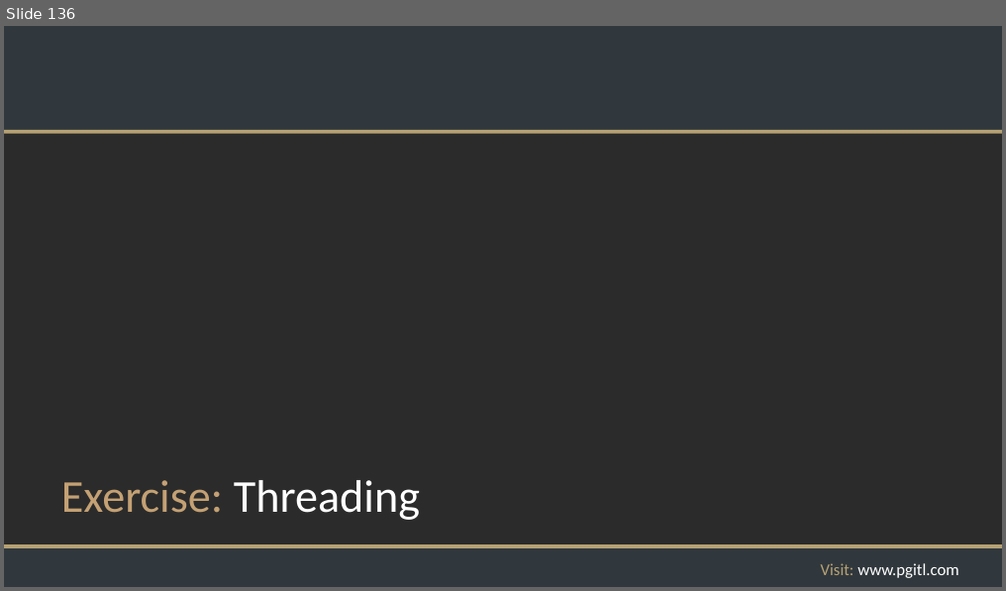
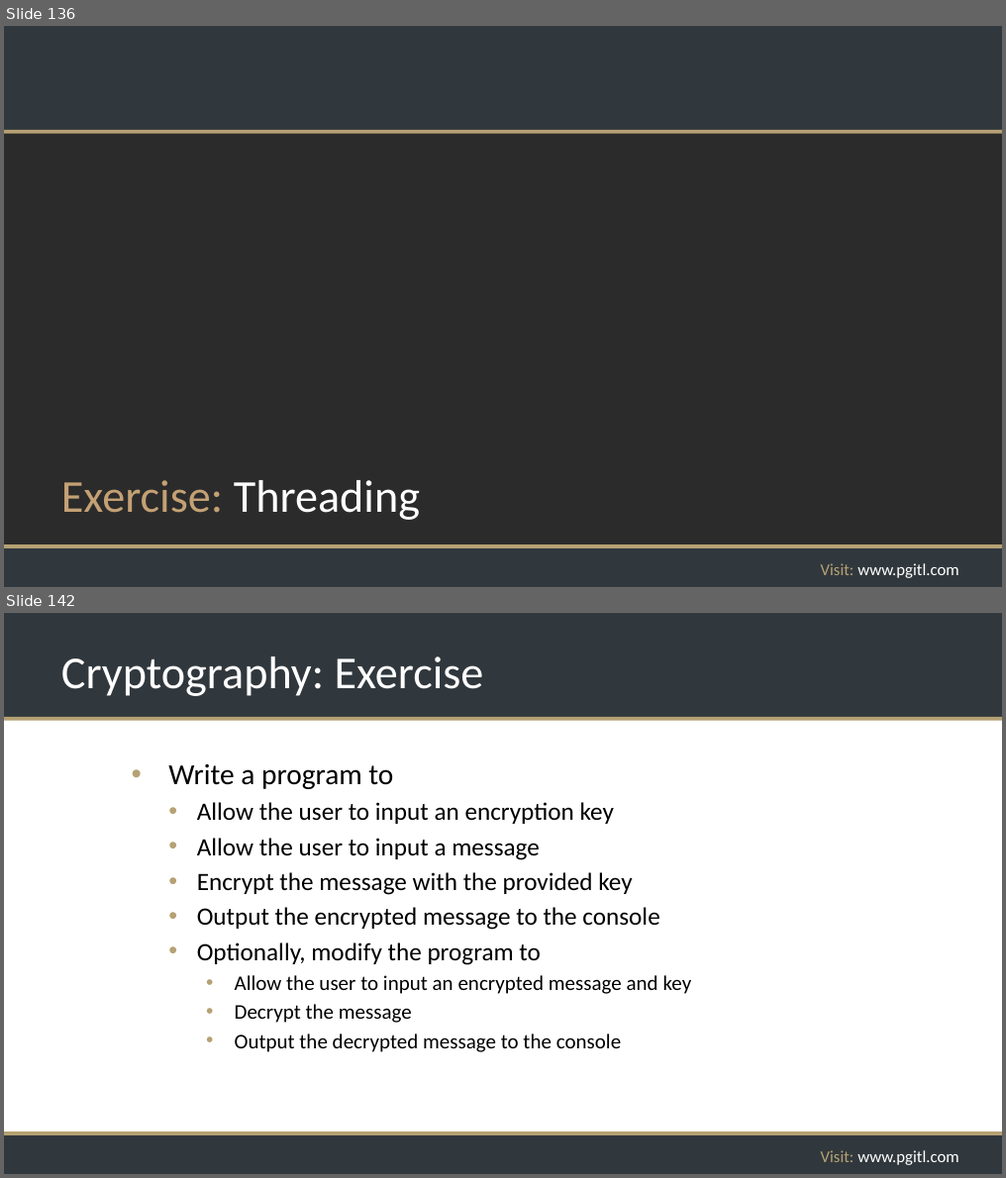
Before and after one commit to rikkouri/project-a, a slide deck: Programming Foundations.pptx. Shown one above the other, each under a label of ours: slide 136 before the commit, slides 136 and 142 after it; the slides between them are not shown. The pictures are 1006x591 and 1006x1178 pixels, drawn with LibreOffice and Linux fonts; fonts in the diff are those of the drawing; background and template pictures are left out; a plain dark background stands for a picture behind light text. Boxes give left, top, right and bottom in pixels: in the first picture for what was removed or moved away, otherwise in the second. Text is boxed around its words. In the diff, an @@ line names an element or a change of style, - is before the commit and + after.

```diff
--- a/Programming Foundations.pptx
+++ b/Programming Foundations.pptx
@@ slide 142 added at <box>4,613,1002,1174</box>, background #FFFFFF; not listed: 5 template elements that a slide beside it also shows @@
@@ title added at <box>61,657,484,696</box>, 44 pt, text #FFFFFF @@
+Cryptography: Exercise
@@ text added at <box>168,764,692,1053</box>, 24 pt, text #000000 @@
+  • Write a program to
+    • Allow the user to input an encryption key
+    • Allow the user to input a message
+    • Encrypt the message with the provided key
+    • Output the encrypted message to the console
+    • Optionally, modify the program to
+      • Allow the user to input an encrypted message and key
+      • Decrypt the message
+      • Output the decrypted message to the console
```
Also in this commit, not shown: 1 slide changed, 18 other slides added, 1 slide removed.
